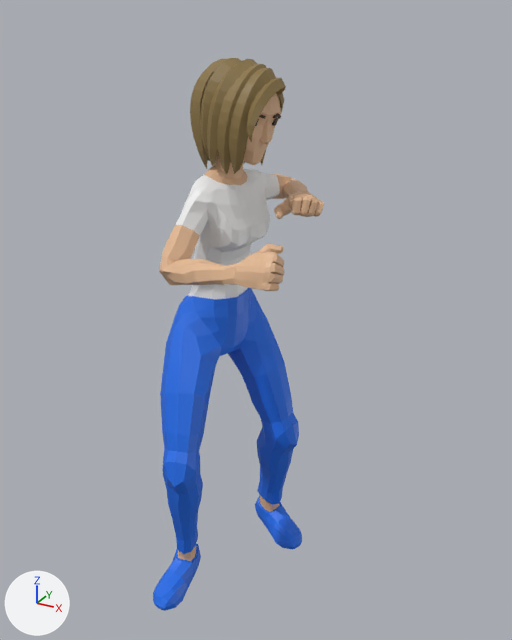
The glTF model public/avatares/av-menina-volei.glb as it was, and as the next commit left it.
Camera for both pictures: a 50 mm lens placed at (0.99, -1.777, 1.872), pointed at (-0.002, 0.029, 0.97). Every picture has the same lights, and +X, +Y and +Z are marked at lower left. The first picture is the older version. Vertices at exactly the same position are counted once.

The first picture shows 'Casual_Body'.
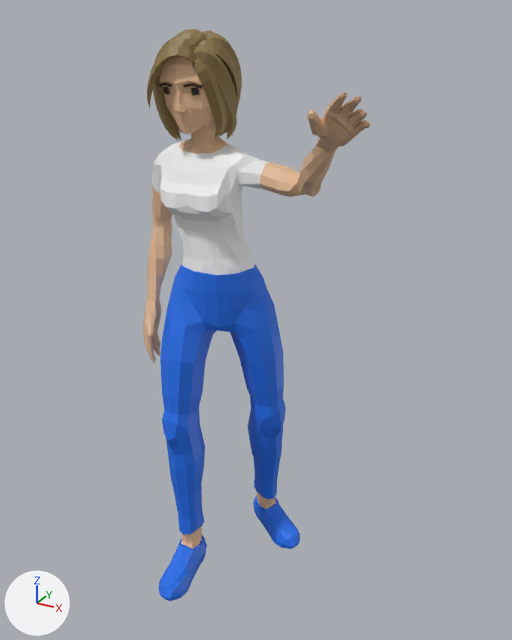
Pixel boxes (x1, y1, x2, y2) of what changed, in the pictures (512 x 640 px; the box of a moved part takes in the faces that stretch with it):
'Casual_Body', reshaped, moved (33% wider)
    before: (153, 58, 324, 611)
    after: (143, 29, 370, 601)
part 1 of me_cube_037, moved or reshaped
    before: (260, 117, 271, 144)
    after: (175, 86, 186, 113)
part 2 of me_cube_037, moved or reshaped
    before: (273, 114, 281, 119)
    after: (183, 83, 202, 89)
part 3 of me_cube_037, moved or reshaped
    before: (259, 114, 266, 119)
    after: (159, 82, 172, 87)
part 4 of me_cube_037, moved or reshaped
    before: (272, 118, 278, 126)
    after: (191, 87, 199, 96)
part 5 of me_cube_037, moved or reshaped (not visible before)
    after: (163, 86, 170, 95)
part 6 of me_cube_037, moved or reshaped
    before: (247, 78, 286, 142)
    after: (147, 46, 196, 108)
part 7 of me_cube_037, moved or reshaped (not visible before)
    after: (193, 45, 237, 136)
part 8 of me_cube_037, moved or reshaped (not visible before)
    after: (199, 40, 238, 97)
part 9 of me_cube_037, moved or reshaped
    before: (229, 68, 276, 174)
    after: (153, 37, 195, 141)
part 10 of me_cube_037, moved or reshaped (mostly hidden afterwards)
    before: (217, 64, 266, 174)
    after: (168, 33, 201, 142)
part 11 of me_cube_037, moved or reshaped (mostly hidden afterwards)
    before: (207, 59, 257, 167)
    after: (176, 29, 208, 135)
part 12 of me_cube_037, moved or reshaped (not visible before)
    after: (206, 34, 242, 136)
part 13 of me_cube_037, moved or reshaped (not visible afterwards)
    before: (200, 58, 241, 160)
part 14 of me_cube_037, moved or reshaped (mostly hidden afterwards)
    before: (191, 59, 227, 169)
    after: (203, 30, 215, 37)
part 15 of me_cube_037, moved or reshaped
    before: (260, 93, 284, 165)
    after: (192, 58, 227, 139)
part 16 of me_cube_037, moved or reshaped (not visible before)
    after: (216, 79, 237, 139)
part 17 of me_cube_037, moved or reshaped (not visible afterwards)
    before: (190, 71, 204, 140)
part 18 of me_cube_037, moved or reshaped
    before: (153, 76, 324, 611)
    after: (143, 56, 370, 601)

Edits to the bpy script that builds the scene:
```text
Change me_cube_037:
    remove me_cube_037.from_pydata(...)  # 3280 vertices, 6424 faces; spans x -0.1..0.41, y -0.42..0.29, z -0.01..1.74
    add me_cube_037.from_pydata(...)  # 3280 vertices, 6424 faces; spans x -0.26..0.59, y -0.45..0.17, z -0.01..1.81
    me_cube_037 part 1: the loose piece of 35 vertices spanning x 0.19..0.21, y -0.09..-0.05, z 1.52..1.6 is multiplied about its middle by the matrix ((0.139, 0.982, -0.128), (-0.989, 0.145, 0.042), (0.06, 0.121, 0.991)), then moved by (-0.23, -0.14, 0.08)
    me_cube_037 part 2: the loose piece of 12 vertices spanning x 0.2..0.22, y -0.05..0.01, z 1.58..1.6 is multiplied about its middle by the matrix ((0.139, 0.982, -0.128), (-0.989, 0.145, 0.042), (0.06, 0.121, 0.991)), then moved by (-0.19, -0.19, 0.08)
    me_cube_037 part 3: the loose piece of 12 vertices spanning x 0.18..0.21, y -0.13..-0.08, z 1.59..1.61 is multiplied about its middle by the matrix ((0.139, 0.982, -0.128), (-0.989, 0.145, 0.042), (0.06, 0.121, 0.991)), then moved by (-0.27, -0.1, 0.07)
    me_cube_037 part 4: the loose piece of 8 vertices spanning x 0.18..0.21, y -0.03..-0.01, z 1.56..1.59 is multiplied about its middle by the matrix ((0.139, 0.982, -0.128), (-0.989, 0.145, 0.042), (0.06, 0.121, 0.991)), then moved by (-0.18, -0.18, 0.08)
    me_cube_037 part 5: the loose piece of 8 vertices spanning x 0.17..0.2, y -0.12..-0.09, z 1.57..1.6 is multiplied about its middle by the matrix ((0.139, 0.982, -0.128), (-0.989, 0.145, 0.042), (0.06, 0.121, 0.991)), then moved by (-0.26, -0.08, 0.07)
    me_cube_037 part 6: the loose piece of 45 vertices spanning x 0.14..0.24, y -0.17..0.0, z 1.53..1.69 is multiplied about its middle by the matrix ((0.139, 0.982, -0.128), (-0.989, 0.145, 0.042), (0.06, 0.121, 0.991)), then moved by (-0.25, -0.12, 0.07)
    me_cube_037 part 7: the loose piece of 69 vertices spanning x 0.05..0.21, y -0.04..0.06, z 1.44..1.69 is multiplied about its middle by the matrix ((0.139, 0.982, -0.128), (-0.989, 0.145, 0.042), (0.06, 0.121, 0.991)), then moved by (-0.09, -0.13, 0.08)
    me_cube_037 part 8: the loose piece of 69 vertices spanning x 0.03..0.18, y -0.04..0.06, z 1.45..1.7 is multiplied about its middle by the matrix ((0.139, 0.982, -0.128), (-0.989, 0.145, 0.042), (0.06, 0.121, 0.991)), then moved by (-0.08, -0.11, 0.08)
    me_cube_037 part 9: the loose piece of 69 vertices spanning x 0.13..0.22, y -0.17..-0.01, z 1.44..1.72 is multiplied about its middle by the matrix ((0.139, 0.982, -0.128), (-0.989, 0.145, 0.042), (0.06, 0.121, 0.991)), then moved by (-0.23, -0.1, 0.07)
    me_cube_037 part 10: the loose piece of 69 vertices spanning x 0.1..0.2, y -0.17..0.0, z 1.43..1.73 is multiplied about its middle by the matrix ((0.139, 0.982, -0.128), (-0.989, 0.145, 0.042), (0.06, 0.121, 0.991)), then moved by (-0.2, -0.07, 0.07)
    me_cube_037 part 11: the loose piece of 69 vertices spanning x 0.06..0.17, y -0.17..0.01, z 1.45..1.74 is multiplied about its middle by the matrix ((0.139, 0.982, -0.128), (-0.989, 0.145, 0.042), (0.06, 0.121, 0.991)), then moved by (-0.17, -0.04, 0.07)
    me_cube_037 part 12: the loose piece of 69 vertices spanning x 0.0..0.13, y -0.05..0.06, z 1.43..1.72 is multiplied about its middle by the matrix ((0.139, 0.982, -0.128), (-0.989, 0.145, 0.042), (0.06, 0.121, 0.991)), then moved by (-0.04, -0.06, 0.08)
    me_cube_037 part 13: the loose piece of 69 vertices spanning x 0.02..0.13, y -0.15..0.01, z 1.45..1.74 is multiplied about its middle by the matrix ((0.139, 0.982, -0.128), (-0.989, 0.145, 0.042), (0.06, 0.121, 0.991)), then moved by (-0.13, -0.01, 0.07)
    me_cube_037 part 14: the loose piece of 69 vertices spanning x -0.01..0.11, y -0.13..0.03, z 1.43..1.74 is multiplied about its middle by the matrix ((0.139, 0.982, -0.128), (-0.989, 0.145, 0.042), (0.06, 0.121, 0.991)), then moved by (-0.08, 0.0, 0.07)
    me_cube_037 part 15: the loose piece of 45 vertices spanning x 0.13..0.22, y -0.02..0.04, z 1.44..1.67 is multiplied about its middle by the matrix ((0.139, 0.982, -0.128), (-0.989, 0.145, 0.042), (0.06, 0.121, 0.991)), then moved by (-0.13, -0.18, 0.08)
    me_cube_037 part 16: the loose piece of 45 vertices spanning x 0.09..0.2, y -0.02..0.05, z 1.43..1.65 is multiplied about its middle by the matrix ((0.139, 0.982, -0.128), (-0.989, 0.145, 0.042), (0.06, 0.121, 0.991)), then moved by (-0.1, -0.15, 0.08)
    me_cube_037 part 17: the loose piece of 69 vertices spanning x -0.04..0.1, y -0.1..0.03, z 1.44..1.73 is multiplied about its middle by the matrix ((0.139, 0.982, -0.128), (-0.989, 0.145, 0.042), (0.06, 0.121, 0.991)), then moved by (-0.05, 0.0, 0.07)
    me_cube_037 part 18: 2173 of 3280 vertices moved; they spanned x -0.1..0.41, y -0.42..0.29, z -0.01..1.72 and now span x -0.26..0.59, y -0.45..0.17, z -0.01..1.79; mean shift (-0.11, -0.05, 0.0); largest move (0.41, -0.38, 1.26) -> (-0.23, -0.16, 0.83)
    other edits to the shape of me_cube_037 do not show in these pictures
Change ob_casual_body:
    ob_casual_body.location: (-0.155, 0.065, 0.009) -> (-0.163, 0.141, 0.009)
```
